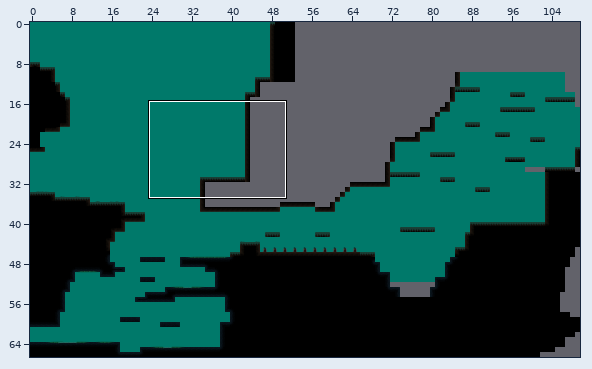
A Tiled map gets an edit: Output/Assets/Maps/Map21.tmx. The picture above shows the old version from afar; the outline marks the close-up.
Close-up. First the earlier version:
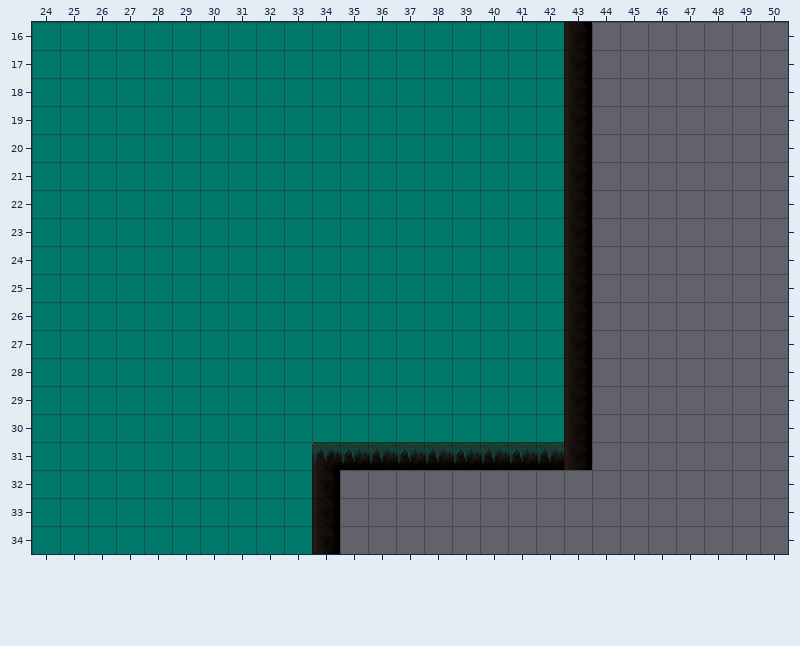
Cells are 64x64 px. Shown: x 24..50, y 16..34. The commit also changed other parts of the map, which this record leaves out.
After:
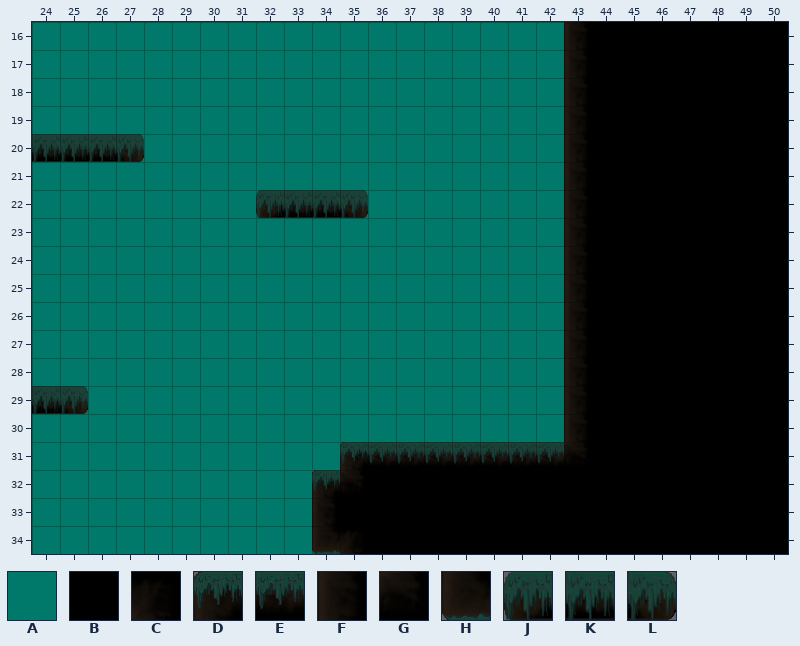
Key: from "Mangrove_background": A 2; from "tiles_cave": B 11; from "tiles_manglar": C 13, D 15, E 16, F 25, G 33, H 35, J 51, K 52, L 53.
_ is an empty cell.
Tiles replaced or removed in this view: D, E, F.
The edit:
Changed rows in their new state; . is an unchanged cell.
Layer "Background":
first column x 44:
16 AA
17 AA
18 A.
19 A.
20 A.
21 A.
22 A.
23 A.
24 A.
25 A.
26 A.
27 A.
first column x 34:
31 AA........
32 AAAAAAAA..
33 .AAAAAAA..
34 AAAAAAAAAA
Layer "Platforms":
first column x 24:
16 ....................BBBBBBB
17 ....................BBBBBBB
18 ....................BBBBBBB
19 ....................BBBBBBB
20 KKKL................BBBBBBB
21 ....................BBBBBBB
22 ........JKKL........BBBBBBB
23 ....................BBBBBBB
24 ....................BBBBBBB
25 ....................BBBBBBB
26 ....................BBBBBBB
27 ....................BBBBBBB
28 ....................BBBBBBB
29 KL..................BBBBBBB
30 ....................BBBBBBB
31 .........._D.......GBBBBBBB
32 ..........DGBBBBBBBBBBBBBBB
33 ...........BBBBBBBBBBBBBBBB
34 ..........HCBBBBBBBBBBBBBBB
Changed places in both close-ups, as pixel boxes (x1, y1, x2, y2):
changed: (256, 22, 788, 554)
added: (32, 134, 144, 162)
added: (32, 386, 88, 414)
